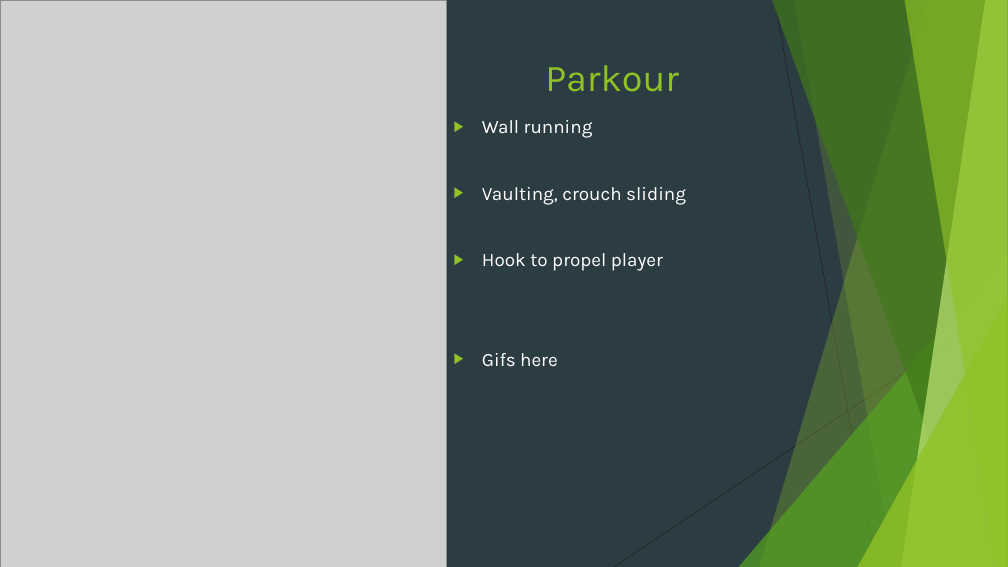
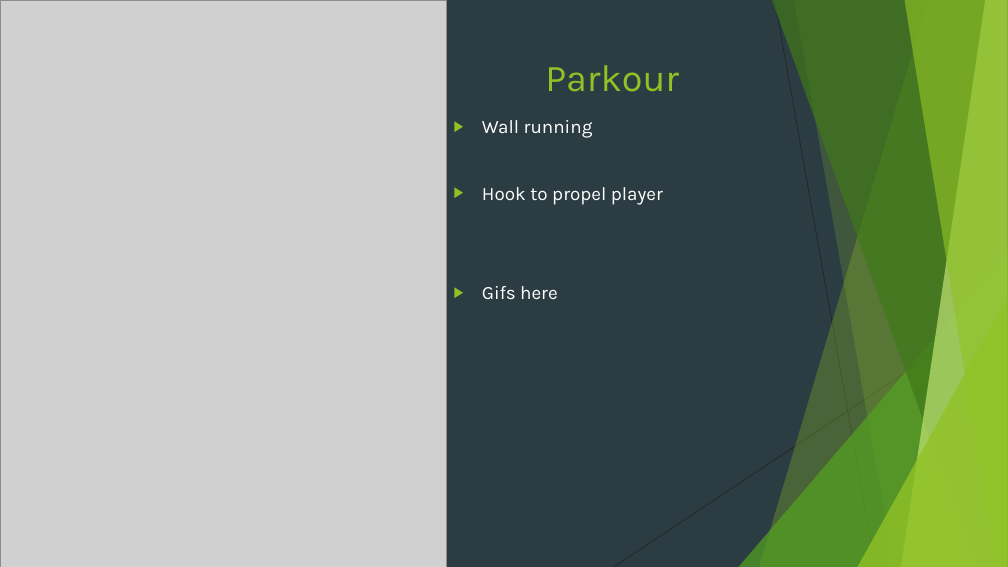
Before and after one commit to Pilokio/Tranzfuser, a slide deck: slide 5 of Virtual Pitch Presentation/Pitch.pptx. Drawn at 1008x567 pixels with LibreOffice and Linux fonts; fonts in the diff are those of the drawing; grey boxes stand for pictures. Boxes give left, top, right and bottom in pixels: in the first picture for what was removed or moved away, otherwise in the second. Text is boxed around its words. In the diff, an @@ line names an element or a change of style, - is before the commit and + after.

```diff
--- a/Virtual Pitch Presentation/Pitch.pptx
+++ b/Virtual Pitch Presentation/Pitch.pptx
@@ text at (x1=482, y1=187, x2=686, y2=205): paragraph removed @@
-▶ Vaulting, crouch sliding
```
Also in this commit, not shown: 5 other slides changed, 1 other file.
